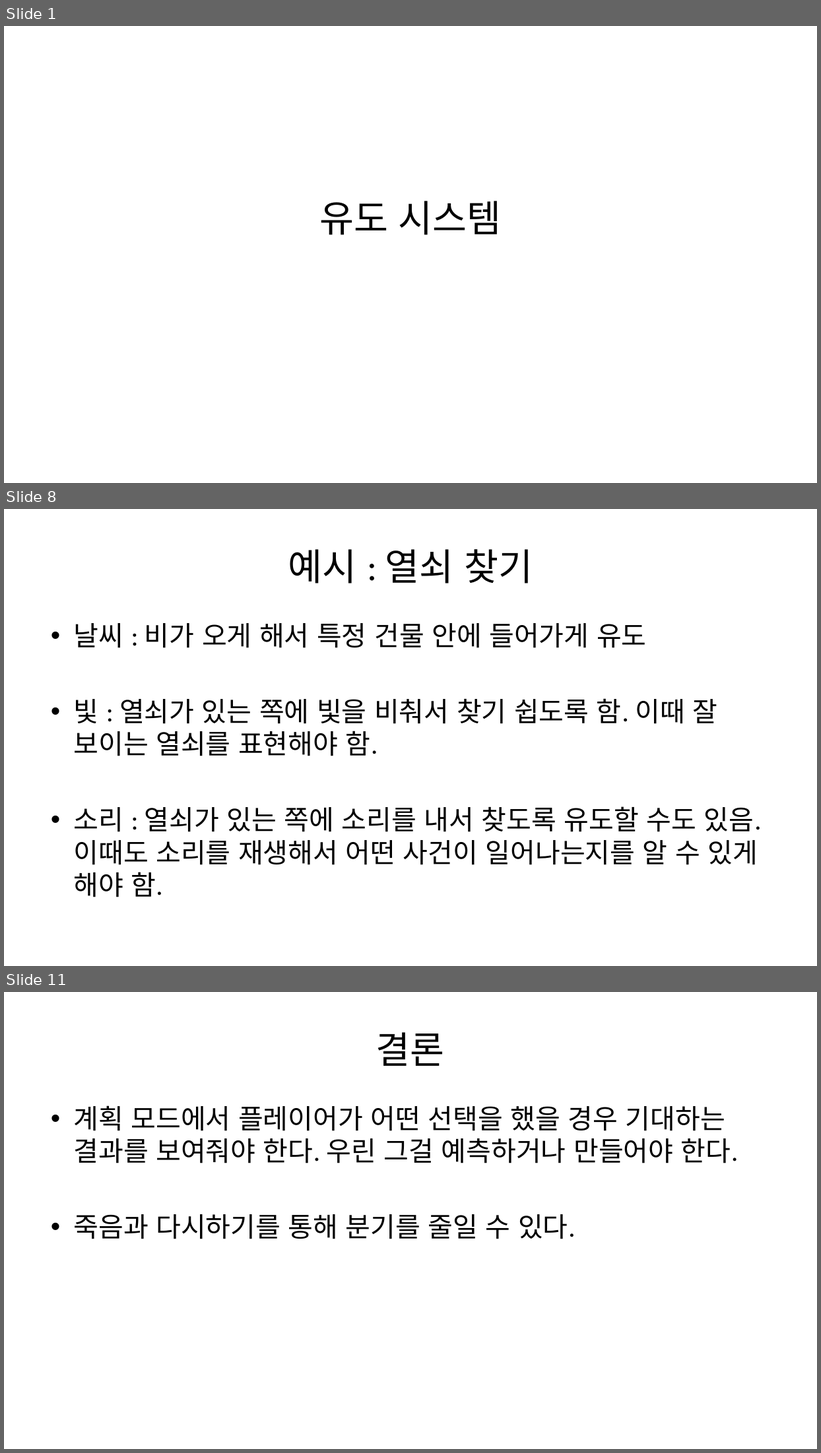
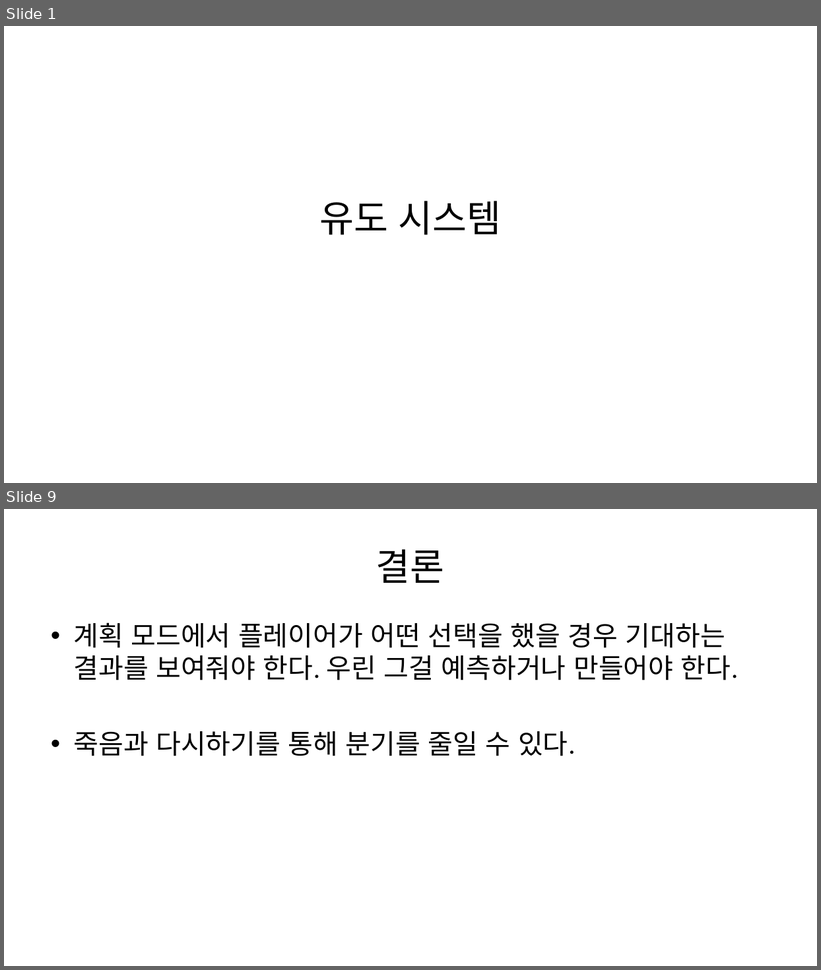
Before and after one commit to Penguin-God/Human_Doll_Play, a slide deck: 기획/문서/유도 시스템.pptx. Shown one above the other, each under a label of ours: slides 1, 8 and 11 before the commit, slides 1 and 9 after it; the slides between them are not shown. The pictures are 821x1453 and 821x970 pixels, drawn with LibreOffice and Linux fonts; fonts in the diff are those of the drawing. Boxes give left, top, right and bottom in pixels: in the first picture for what was removed or moved away, otherwise in the second. Text is boxed around its words. In the diff, an @@ line names an element or a change of style, - is before the commit and + after.

```diff
--- a/기획/문서/유도 시스템.pptx
+++ b/기획/문서/유도 시스템.pptx
@@ slide 8 removed at (4, 509, 817, 966), background #FFFFFF @@
@@ title removed at (288, 549, 533, 584) @@
-예시 : 열쇠 찾기
@@ text removed at (73, 623, 762, 898) @@
-• 날씨 : 비가 오게 해서 특정 건물 안에 들어가게 유도
-• 빛 : 열쇠가 있는 쪽에 빛을 비춰서 찾기 쉽도록 함. 이때 잘 보이는 열쇠를 표현해야 함.
-• 소리 : 열쇠가 있는 쪽에 소리를 내서 찾도록 유도할 수도 있음. 이때도 소리를 재생해서 어떤 사건이 일어나는지를 알 수 있게 해야 함.
@@ what was slide 11 is now slide 9 @@
```
Also in this commit, not shown: 6 slides changed, 1 slide added, 2 other slides removed, 2 other files.
